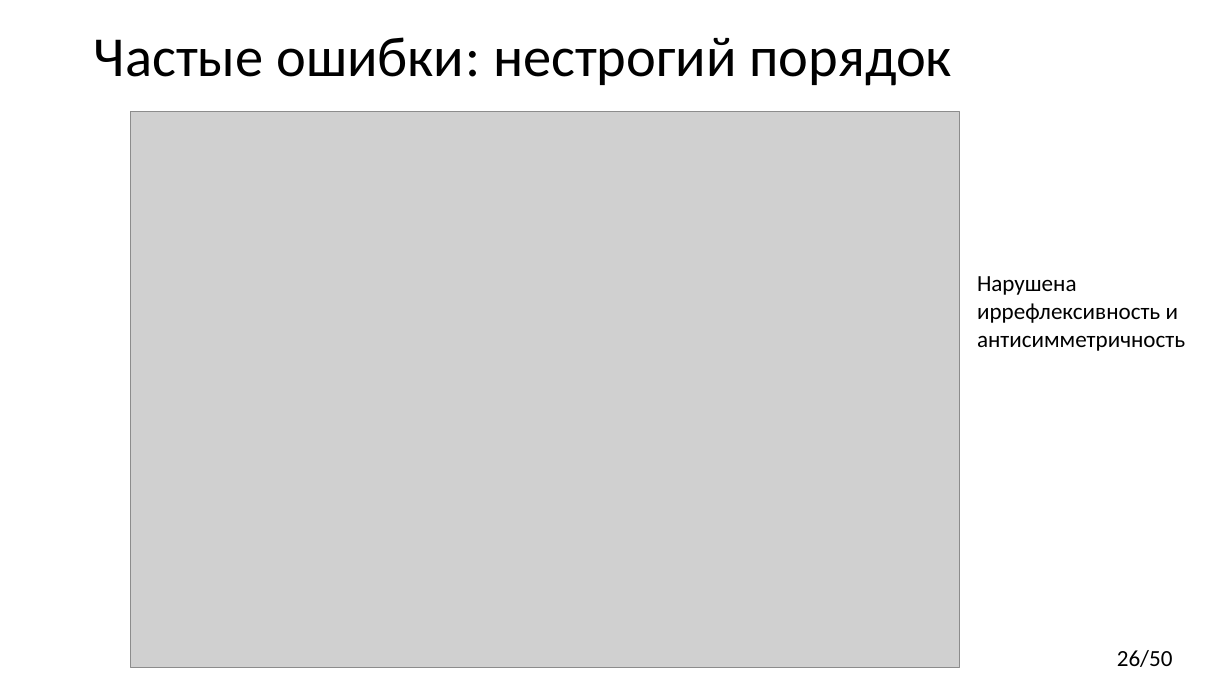
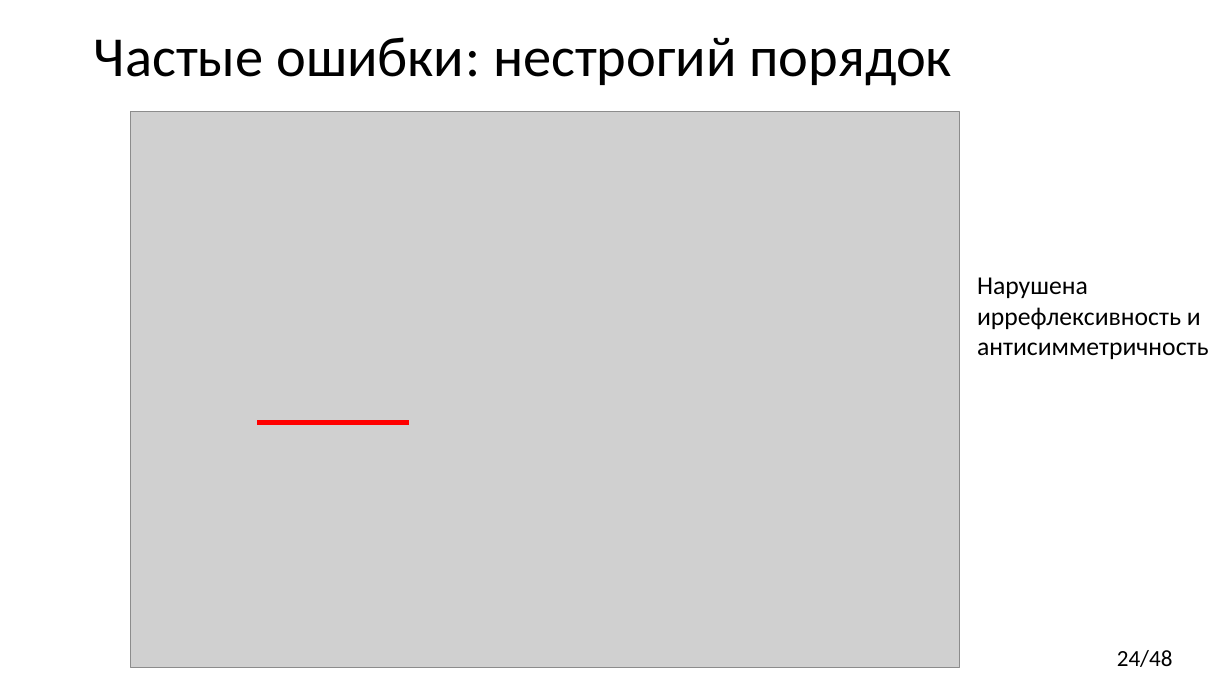
Before and after one commit to yugr/CppRussia, a slide deck: slide 24 of 2023/RU.pptx (slide 26 before the commit). Drawn at 1232x693 pixels with LibreOffice and Linux fonts; fonts in the diff are those of the drawing; grey boxes stand for pictures. Boxes give left, top, right and bottom in pixels: in the first picture for what was removed or moved away, otherwise in the second. Text is boxed around its words. In the diff, an @@ line names an element or a change of style, - is before the commit and + after.

```diff
--- a/2023/RU.pptx
+++ b/2023/RU.pptx
@@ text "Нарушена иррефлексивность и антисимметричность" at [977,277,1209,359]: size 18 to 20 pt @@
@@ line added from (258, 422) to (409, 422), #FF0000 3.75 pt @@
@@ page number at [1117,650,1173,667]: text changed @@
-26/50
+24/48
```
Also in this commit, not shown: 15 other slides changed, 1 other file.
